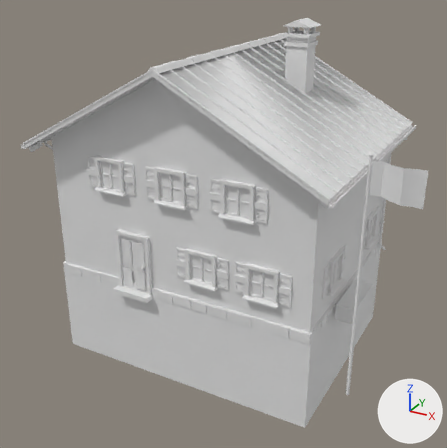
A saved change to the FBX model Assets/ChillRoad/Models/AlpPack/Refuge.fbx.
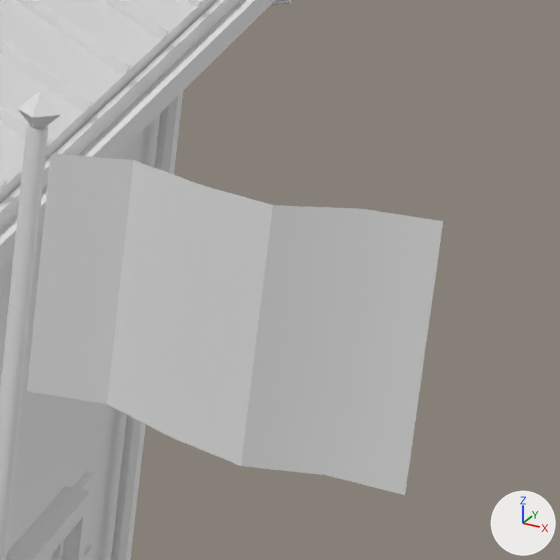
There are two pictures of each version: one whole from a 50 mm camera at (9.5, -17.63, 10.17) aimed at (0.27, -0.87, 1.79), one close up on the part from 82% to 100% of the width and 31% to 49% of the height. Every picture has the same lights, and +X, +Y and +Z are marked at lower right. The first two pictures are the older version. Materials are left out; every surface is plain grey. Objects named as collision shapes, trigger or cutter boxes, shadow casters or lower levels of detail are left out. Where no turn or scale is listed for an object, it has been applied to the vertices.

Objects in the first close-up: 'Refuge_LOD0'.
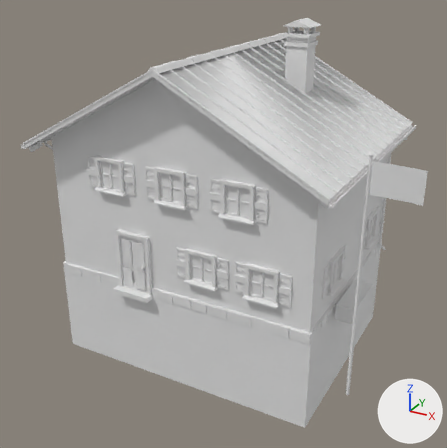
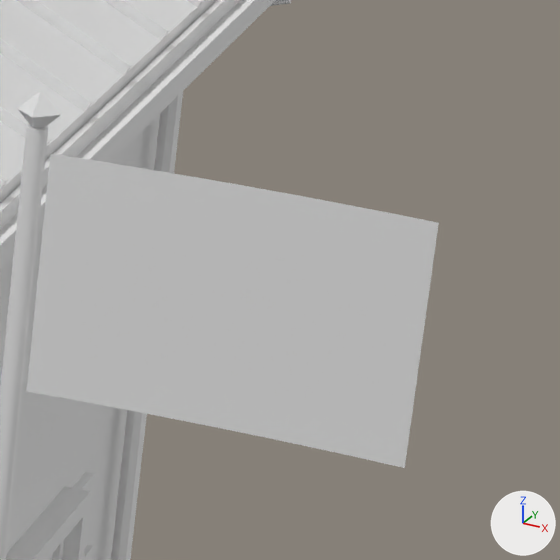
Edits to the bpy script that builds the scene:
```text
Change me_refuge_lod0:
    used by ob_refuge_lod0; location = (0.0, 0.0, 0.0)
    remove me_refuge_lod0.from_pydata(...)  # 3320 vertices, 4588 faces; spans x -5.77..7.25, y -4.58..4.22, z -3.0..8.29
    add me_refuge_lod0.from_pydata(...)  # 3368 vertices, 4664 faces; spans x -5.77..7.25, y -4.57..4.22, z -3.0..8.29
    me_refuge_lod0 part 1
    11 vertices are removed from x 6.29..7.25, y -4.52..-4.41, z 4.97..5.91
    17 faces are deleted
    11 vertices move from x 6.05..7.01, y -4.58..-4.41, z 5.0..5.92 to x 6.05..6.65, y -4.5, z 5.11..5.92
    22 vertices are added at x 6.05..7.25, y -4.5, z 5.09..5.91
    7 new vertices lie (0.15, 0.0, 0.0) away from vertices in x 6.05..7.01, y -4.5..-4.41, z 5.0..5.92
    7 new vertices lie (0.0, 0.0, -0.27) away from vertices in x 6.05..6.8, y -4.58..-4.5, z 5.03..5.92
    5 new vertices lie (0.15, 0.0, 0.26) away from vertices in x 6.2..7.01, y -4.5..-4.45, z 5.0..5.64
    7 new vertices lie (0.15, 0.0, 0.0) away from vertices in x 6.2..6.95, y -4.5, z 5.12..5.92
    5 new vertices lie (0.15, 0.0, 0.0) away from vertices in x 6.35..6.95, y -4.5, z 5.1..5.92
    6 new vertices lie (0.15, 0.0, -0.01) away from vertices in x 6.5..7.1, y -4.5, z 5.1..5.92
    93 new faces join them
```

Boxes (x1, y1, x2, y2) around the edits, measured in the close-ups (560 x 560 px):
'Refuge_LOD0', reshaped: before (0, 0, 443, 560); after (0, 0, 439, 560)
part 1 of me_refuge_lod0, reshaped: before (27, 154, 443, 495); after (27, 154, 439, 468)
